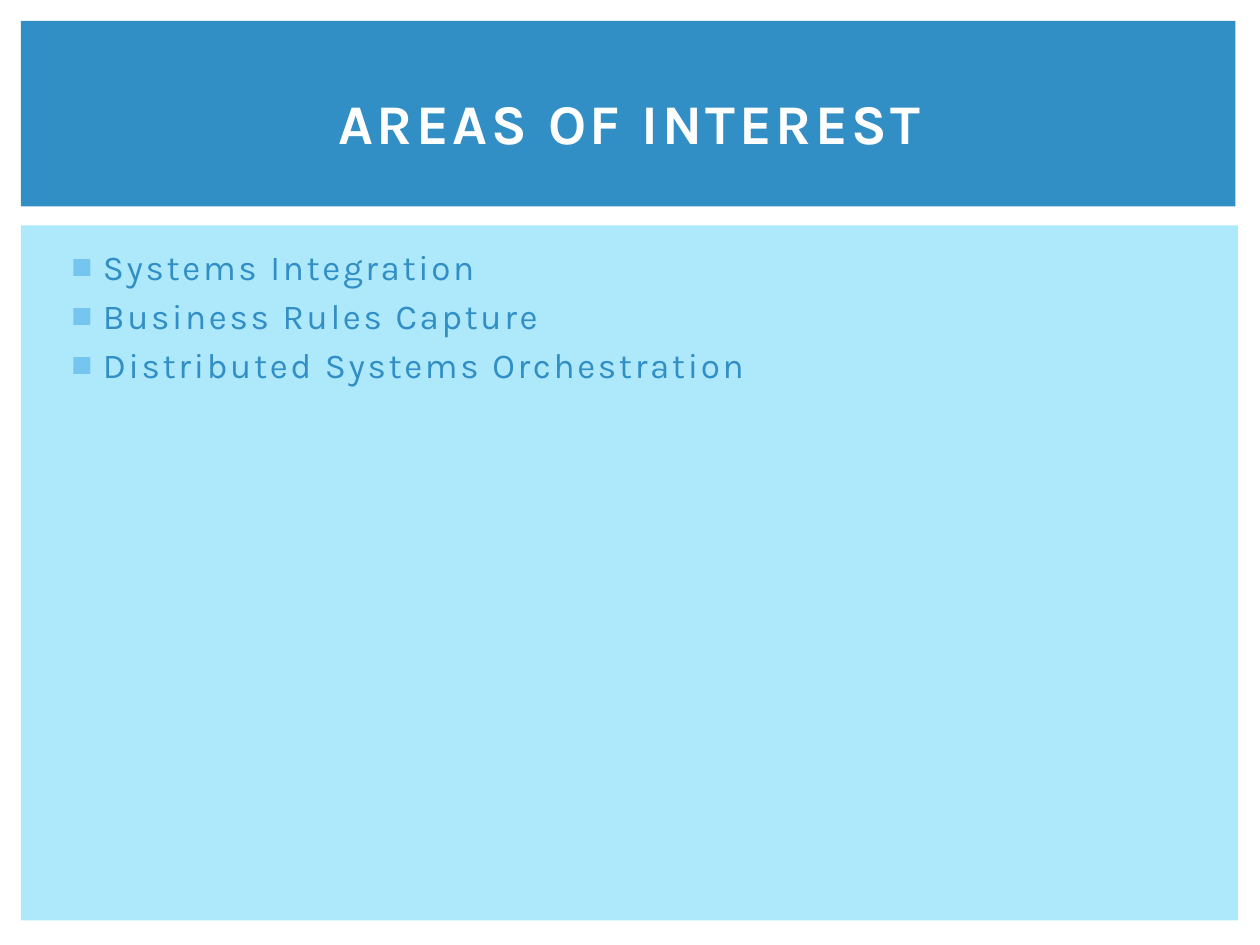
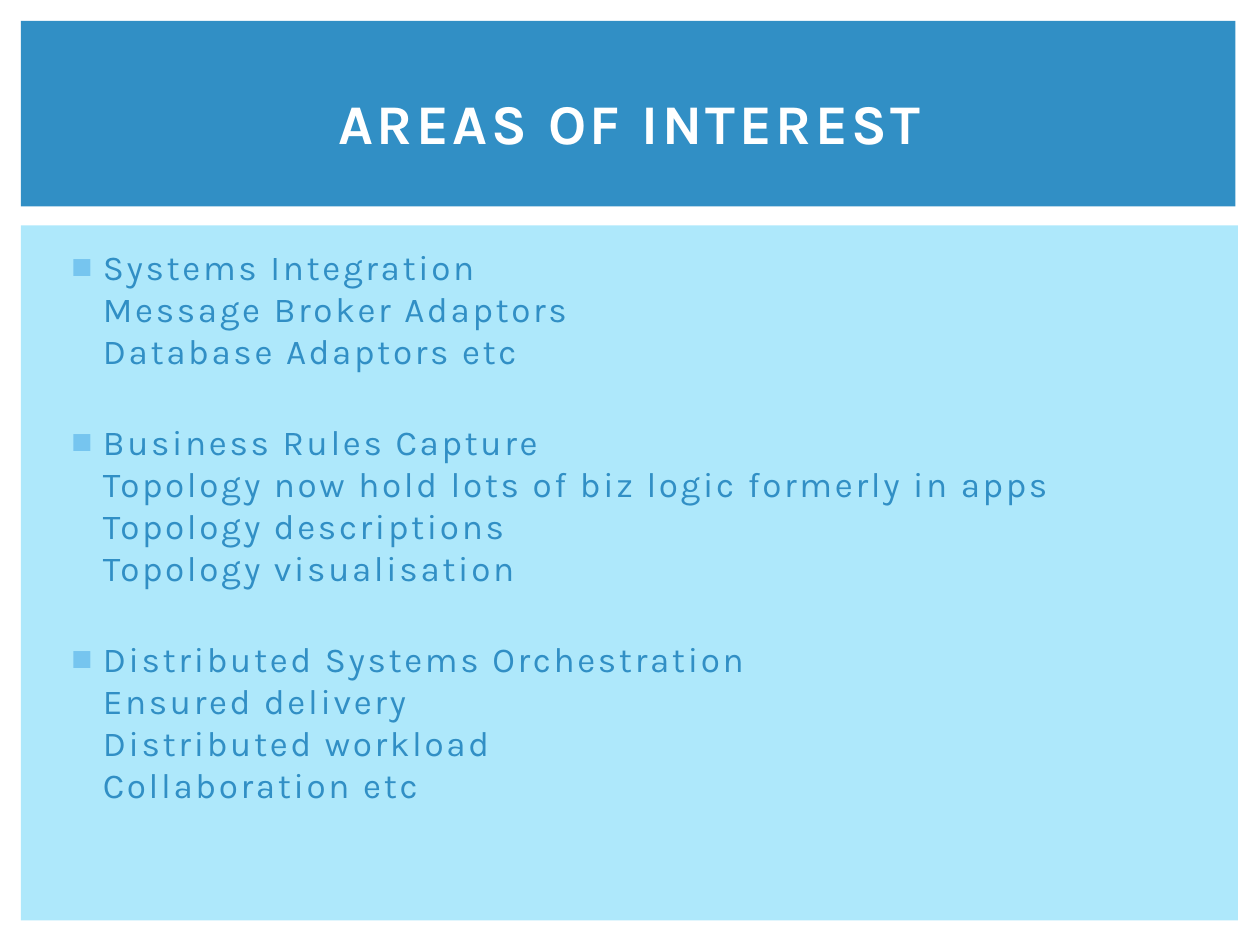
Before and after one commit to clumsyjedi/euroclojure2013, a slide deck: slide 3 of SLIDES.pptx. Drawn at 1260x945 pixels with LibreOffice and Linux fonts; fonts in the diff are those of the drawing. Boxes give left, top, right and bottom in pixels: in the first picture for what was removed or moved away, otherwise in the second. Text is boxed around its words. In the diff, an @@ line names an element or a change of style, - is before the commit and + after.

```diff
--- a/SLIDES.pptx
+++ b/SLIDES.pptx
@@ text at [103,256,1047,799]: text changed @@
-■ Systems Integration
-■ Business Rules Capture
-■ Distributed Systems Orchestration
+■ Systems Integration
+  Message Broker Adaptors
+  Database Adaptors etc
+■ Business Rules Capture
+  Topology now hold lots of biz logic formerly in apps
+  Topology descriptions
+  Topology visualisation
+■ Distributed Systems Orchestration
+  Ensured delivery
+  Distributed workload
+  Collaboration etc
```
Also in this commit, not shown: 21 other slides changed, 1 slide removed, 1 other file.
